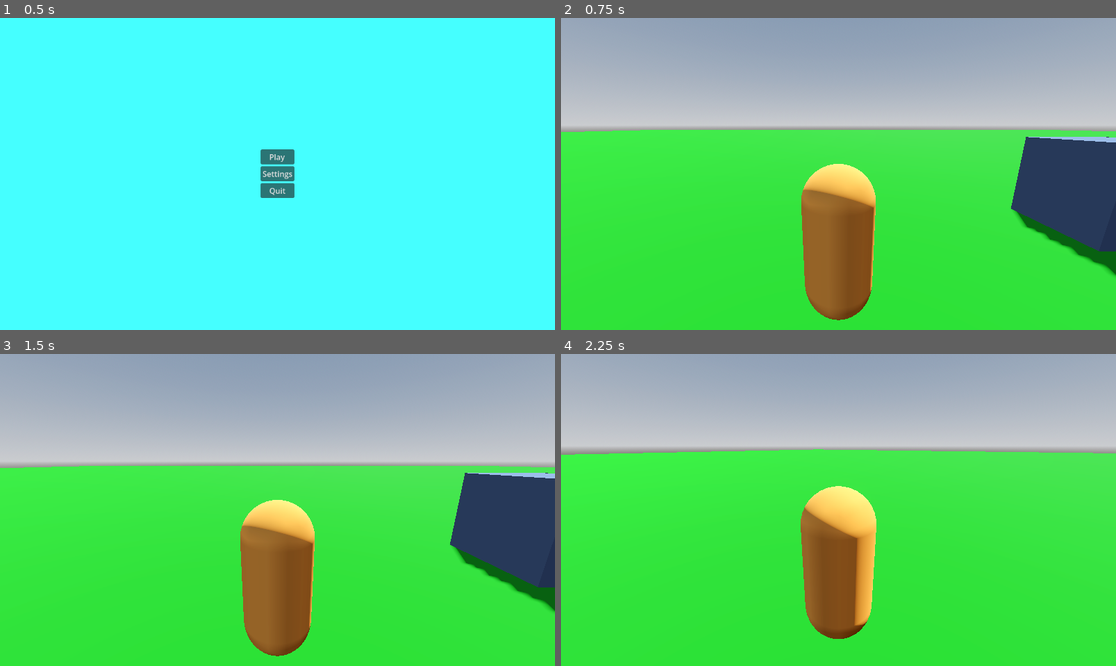
Above: before the commit, frames 1-4 (two rows, left to right).
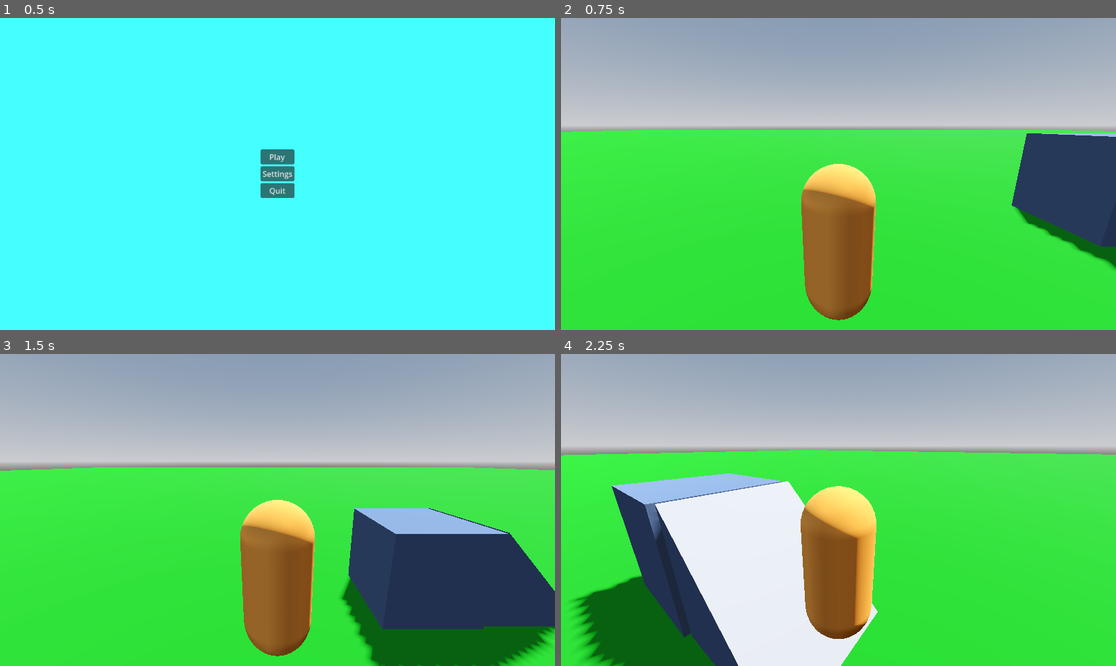
Above: after the commit, the same moments.

Repository: Raidiniom/EscapeFromIserlohn
Game: Godot game, scene res://scenes/main_menu.tscn
The game is run twice, just before and just after one commit, with the same random seed, the same clock (stepped at 60 frames per second) and the same inputs.
Inputs (mouse positions are in pixels of both pictures, inside the frame that each line leads up to):
- Up to frame 1 (0.5 s): no input
- Up to frame 2 (0.75 s): click "Play" at 0.5 s
- Up to frame 3 (1.5 s): tap Enter at 1.25 s; move the mouse to (399, 494) at 1.27 s; hold D (right, bound only after the commit) from 1.28 s (still down); tap Space (jump, bound only after the commit) at 1.35 s; click (399, 494) at 1.42 s
- Up to frame 4 (2.25 s): tap Space (jump, bound only after the commit) at 1.52, 1.82, 2.1 s; move the mouse to (810, 510) at 2.02 s; release D (right, bound only after the commit) at 2.03 s; hold W (forward, bound only after the commit) from 2.03 s (still down)

Frame 1 is identical in both runs. In frame 2, 1.1% of the frame differs, in the area x 2-100%, y 35-83%; in frame 3, 19%; in frame 4, 22%, in the area x 0-100%, y 30-100%.

Commit message:
rebind the controlls to proper keys

Diff:
--- a/escape-from-iserlohn/project.godot
+++ b/escape-from-iserlohn/project.godot
@@ -19,15 +19,28 @@
 
 forward={
 "deadzone": 0.2,
-"events": []
+"events": [Object(InputEventKey,"resource_local_to_scene":false,"resource_name":"","device":-1,"window_id":0,"alt_pressed":false,"shift_pressed":false,"ctrl_pressed":false,"meta_pressed":false,"pressed":false,"keycode":0,"physical_keycode":87,"key_label":0,"unicode":119,"location":0,"echo":false,"script":null)
+]
 }
 backward={
 "deadzone": 0.2,
-"events": []
+"events": [Object(InputEventKey,"resource_local_to_scene":false,"resource_name":"","device":-1,"window_id":0,"alt_pressed":false,"shift_pressed":false,"ctrl_pressed":false,"meta_pressed":false,"pressed":false,"keycode":0,"physical_keycode":83,"key_label":0,"unicode":115,"location":0,"echo":false,"script":null)
+]
 }
 left={
 "deadzone": 0.2,
-"events": []
+"events": [Object(InputEventKey,"resource_local_to_scene":false,"resource_name":"","device":-1,"window_id":0,"alt_pressed":false,"shift_pressed":false,"ctrl_pressed":false,"meta_pressed":false,"pressed":false,"keycode":0,"physical_keycode":65,"key_label":0,"unicode":97,"location":0,"echo":false,"script":null)
+]
+}
+right={
+"deadzone": 0.2,
+"events": [Object(InputEventKey,"resource_local_to_scene":false,"resource_name":"","device":-1,"window_id":0,"alt_pressed":false,"shift_pressed":false,"ctrl_pressed":false,"meta_pressed":false,"pressed":false,"keycode":0,"physical_keycode":68,"key_label":0,"unicode":100,"location":0,"echo":false,"script":null)
+]
+}
+jump={
+"deadzone": 0.2,
+"events": [Object(InputEventKey,"resource_local_to_scene":false,"resource_name":"","device":-1,"window_id":0,"alt_pressed":false,"shift_pressed":false,"ctrl_pressed":false,"meta_pressed":false,"pressed":false,"keycode":0,"physical_keycode":32,"key_label":0,"unicode":32,"location":0,"echo":false,"script":null)
+]
 }
 
 [physics]
